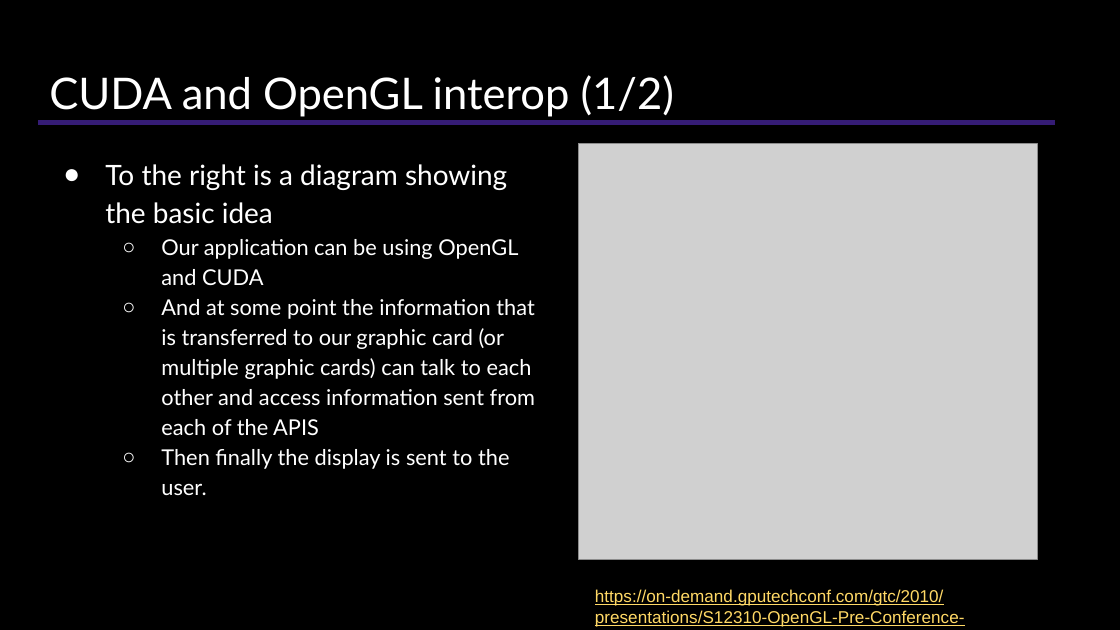
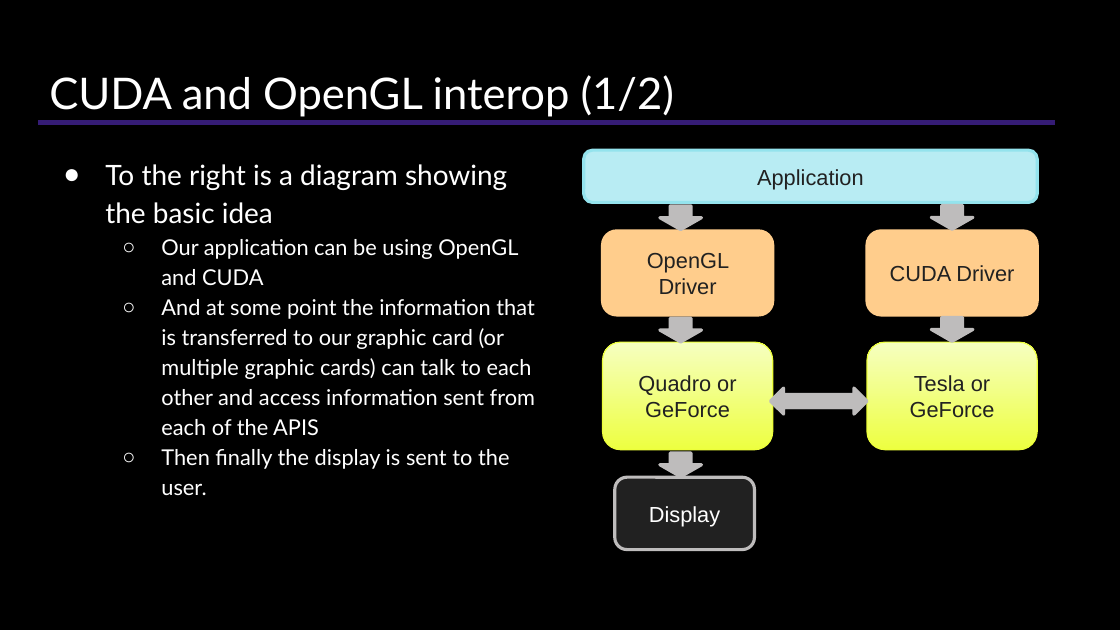
Before and after one commit to shodor-education/petascale-semester-curriculum, a slide deck: slide 6 of units/7/lessons/3/resources/petascale-lesson-7.3-slides.pptx. Drawn at 1120x630 pixels with LibreOffice and Linux fonts; fonts in the diff are those of the drawing; grey boxes stand for pictures. Boxes give left, top, right and bottom in pixels: in the first picture for what was removed or moved away, otherwise in the second. Text is boxed around its words. In the diff, an @@ line names an element or a change of style, - is before the commit and + after.

```diff
--- a/units/7/lessons/3/resources/petascale-lesson-7.3-slides.pptx
+++ b/units/7/lessons/3/resources/petascale-lesson-7.3-slides.pptx
@@ picture removed at (579, 143, 1037, 560) @@
@@ rounded rectangle added at (584, 150, 1037, 203), fill #B8ECF3, outline #94E3ED 2 pt, 14 pt, text #212121 @@
+Application
@@ down arrow added at (660, 206, 701, 230), fill #BEBCBC, outline #BEBCBC 2 pt @@
@@ down arrow added at (932, 205, 973, 228), fill #BEBCBC, outline #BEBCBC 2 pt @@
@@ rounded rectangle added at (603, 231, 773, 315), fill #FFCD8C, outline #FFCD8C 2 pt, 14 pt, text #212121 @@
+OpenGL Driver
@@ rounded rectangle added at (867, 231, 1037, 315), fill #FFCD8C, outline #FFCD8C 2 pt, 14 pt, text #212121 @@
+CUDA Driver
@@ down arrow added at (660, 318, 701, 342), fill #BEBCBC, outline #BEBCBC 2 pt @@
@@ down arrow added at (932, 318, 973, 342), fill #BEBCBC, outline #BEBCBC 2 pt @@
@@ rounded rectangle added at (603, 343, 773, 450), fill gradient #EEFF41 to #F7FFC0, outline #EDFE3B 0.75 pt, 14 pt, text #212121 @@
+Quadro or GeForce
@@ rounded rectangle added at (867, 343, 1037, 450), fill gradient #EEFF41 to #F7FFC0, outline #EDFE3B 0.75 pt, 14 pt, text #212121 @@
+Tesla or GeForce
@@ right arrow added at (771, 389, 860, 414), fill #BEBCBC, outline #BEBCBC 2 pt @@
@@ right arrow added at (777, 389, 867, 414), fill #BEBCBC, outline #BEBCBC 2 pt @@
@@ rounded rectangle added at (615, 477, 755, 550), fill #212121, outline #BEBCBC 2 pt, 14 pt, text #FFFFFF @@
+Display
@@ down arrow added at (660, 452, 701, 476), fill #BEBCBC, outline #BEBCBC 2 pt @@
@@ text removed at (595, 589, 965, 627) @@
-https://on-demand.gputechconf.com/gtc/2010/presentations/S12310-OpenGL-Pre-Conference-Tutorial.pdf
```
Also in this commit, not shown: 2 other slides changed.
